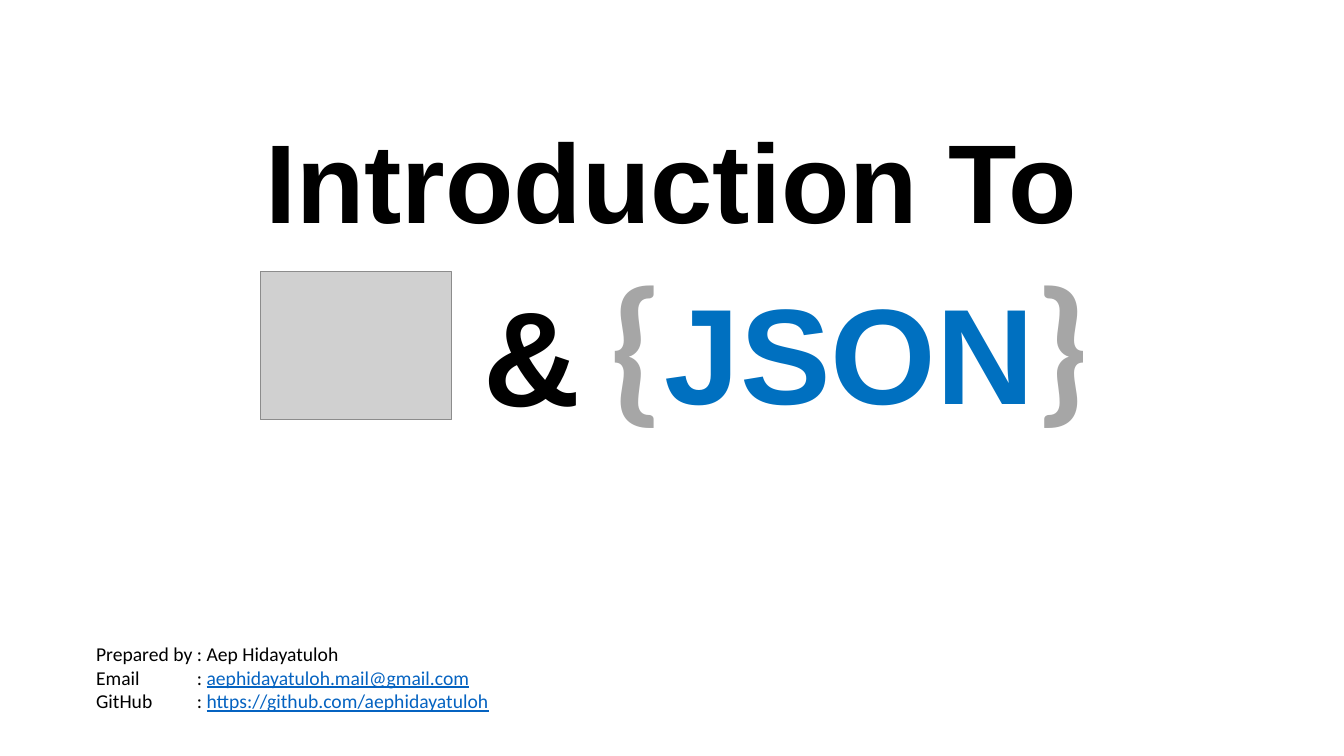
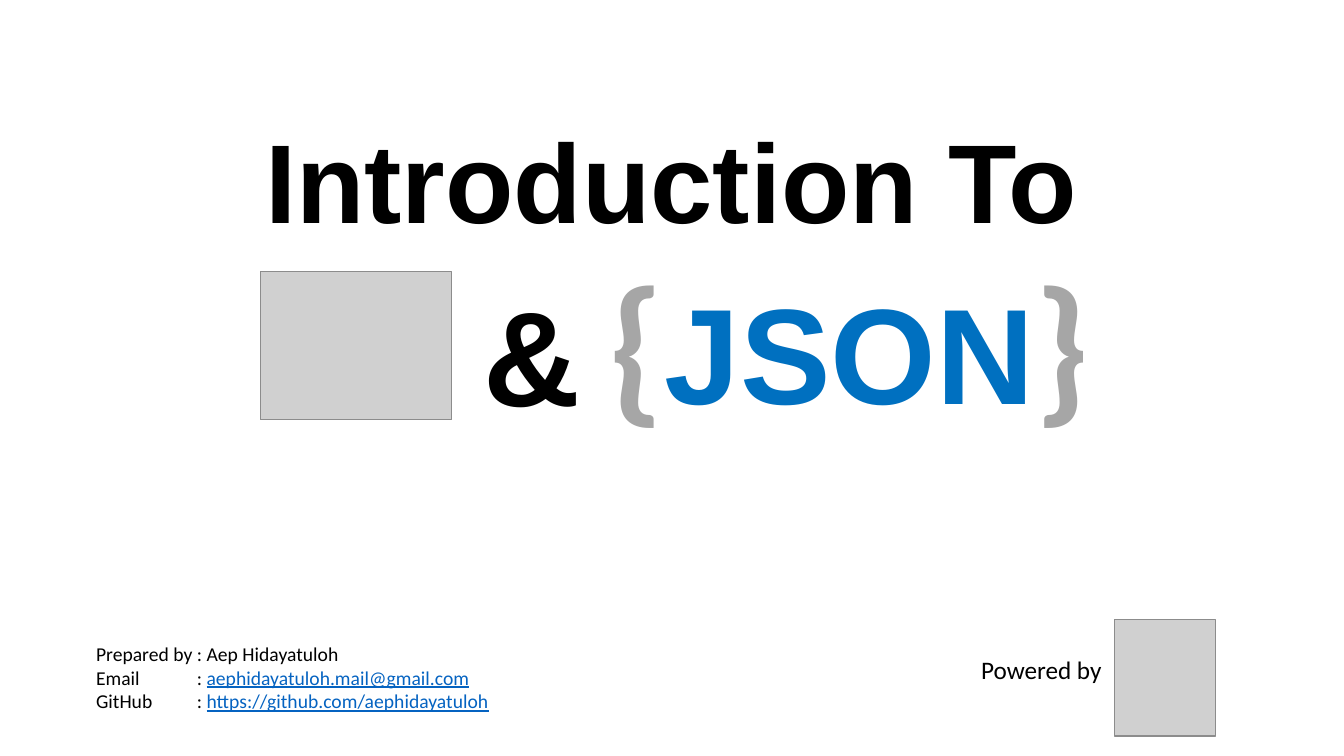
Before and after one commit to aephidayatuloh/basic_r_json, a slide deck: slide 1 of Introduction To R & JSON.pptx. Drawn at 1344x756 pixels with LibreOffice and Linux fonts; fonts in the diff are those of the drawing; grey boxes stand for pictures. Boxes give left, top, right and bottom in pixels: in the first picture for what was removed or moved away, otherwise in the second. Text is boxed around its words. In the diff, an @@ line names an element or a change of style, - is before the commit and + after.

```diff
--- a/Introduction To R & JSON.pptx
+++ b/Introduction To R & JSON.pptx
@@ picture added at bbox=[1115, 619, 1216, 736] @@
@@ text added at bbox=[981, 661, 1101, 683], 18 pt, text #000000 @@
+Powered by
```
